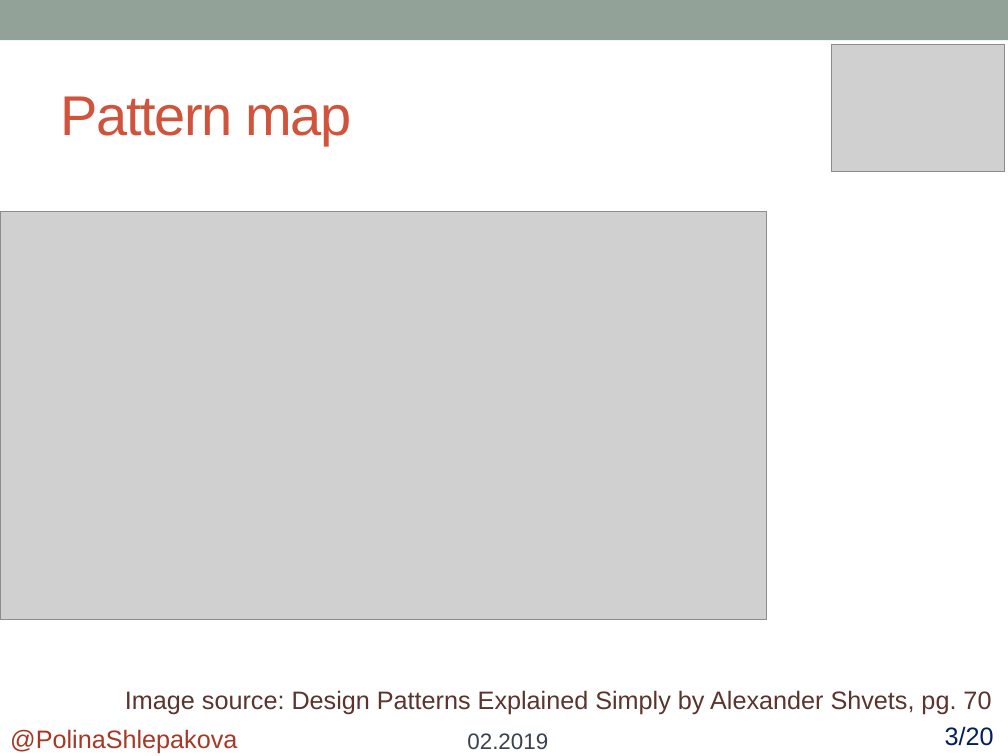
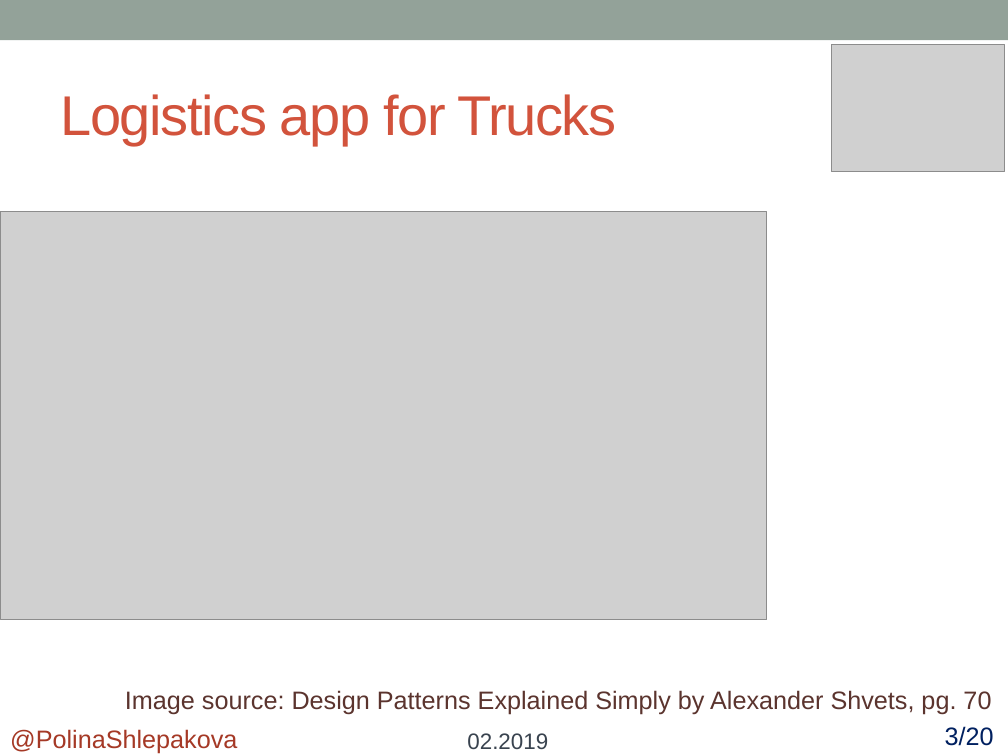
Before and after one commit to polykross/FactoryMethod-Facade, a slide deck: slide 3 of FactoryMethod/Presentation/FactoryMethod.pptx. Drawn at 1008x756 pixels with LibreOffice and Linux fonts; fonts in the diff are those of the drawing; grey boxes stand for pictures. Boxes give left, top, right and bottom in pixels: in the first picture for what was removed or moved away, otherwise in the second. Text is boxed around its words. In the diff, an @@ line names an element or a change of style, - is before the commit and + after.

Commit message:
Describe Logistics architecture
---
Test:
open FactoryMethod/Presentation/FactoryMethod.pptx

```diff
--- a/FactoryMethod/Presentation/FactoryMethod.pptx
+++ b/FactoryMethod/Presentation/FactoryMethod.pptx
@@ title at [60, 94, 616, 145]: text changed @@
-Pattern map
+Logistics app for Trucks
```
Also in this commit, not shown: 2 other slides changed, 5 slides added, 4 other files.
